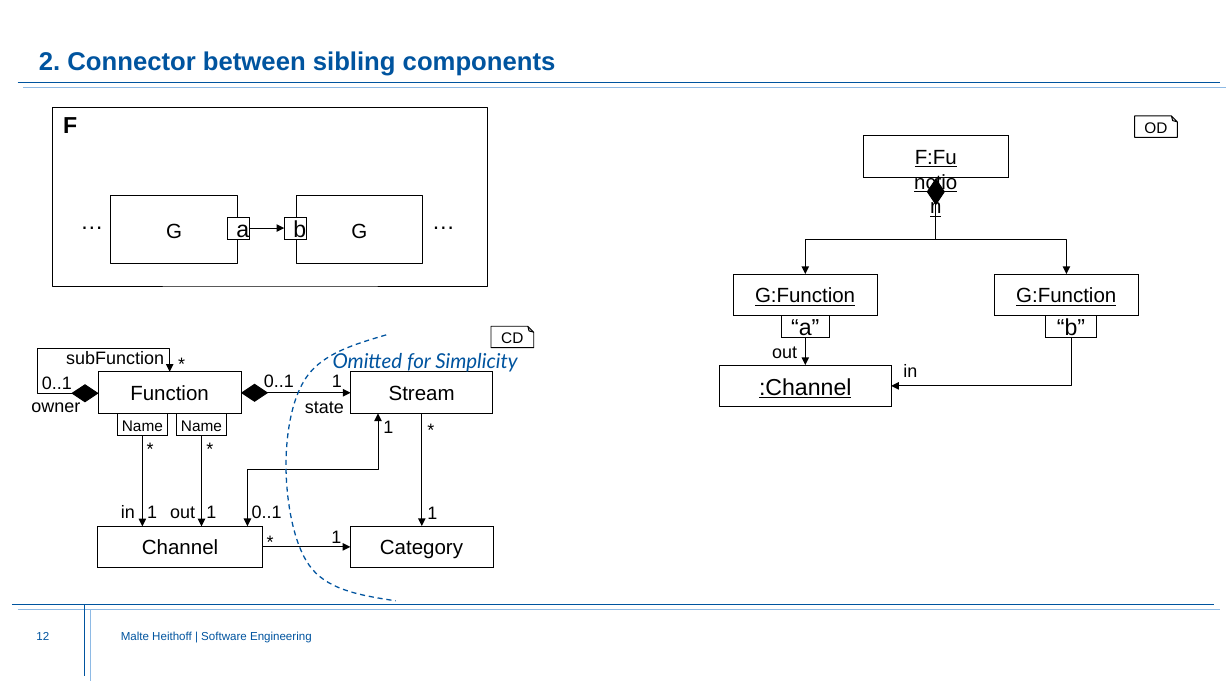
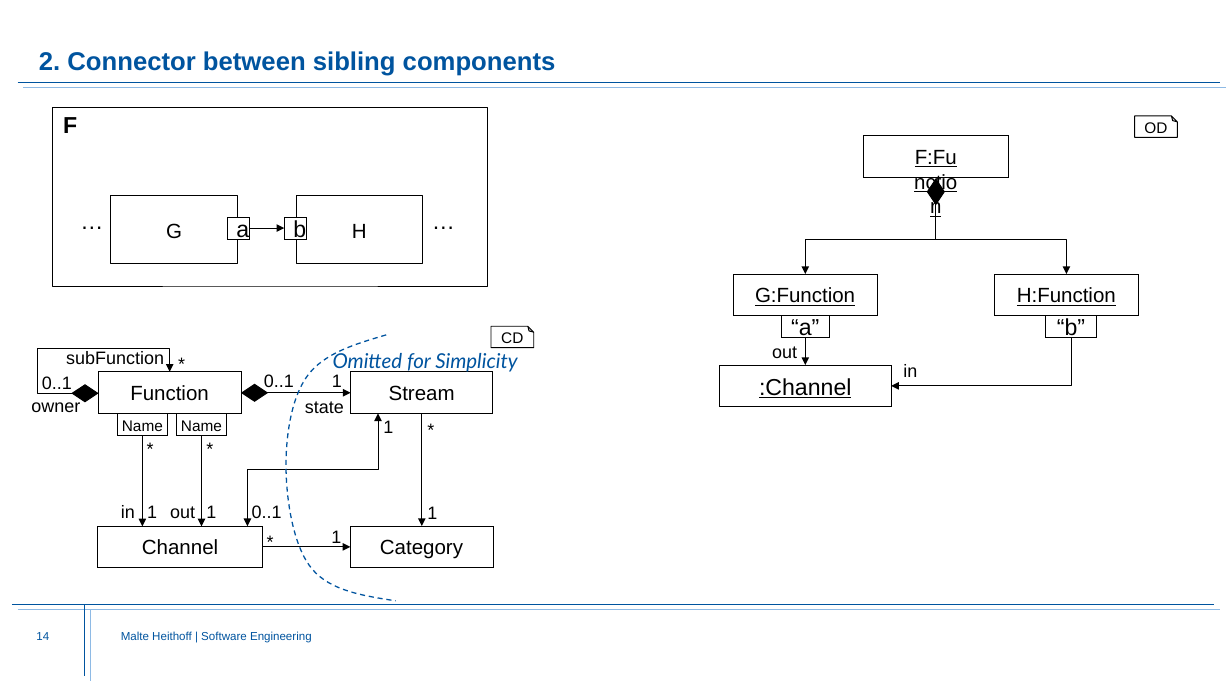
Before and after one commit to Fishi2402/montigem, a slide deck: slide 14 of products/syse_functions/doc/FunctionStructure.Explanation.pptx (slide 12 before the commit). Drawn at 1232x693 pixels with LibreOffice and Linux fonts; fonts in the diff are those of the drawing; background and template pictures are left out. Boxes give left, top, right and bottom in pixels: in the first picture for what was removed or moved away, otherwise in the second. Text is boxed around its words. In the diff, an @@ line names an element or a change of style, - is before the commit and + after.

```diff
--- a/products/syse_functions/doc/FunctionStructure.Explanation.pptx
+++ b/products/syse_functions/doc/FunctionStructure.Explanation.pptx
@@ text in rectangle at [352, 224, 367, 238]: text changed @@
-G
+H
@@ text at [1017, 287, 1116, 306]: text changed @@
-G:Function
+H:Function
@@ page number at [36, 632, 49, 640]: text changed @@
-12
+14
```
Also in this commit, not shown: 9 other slides changed, 4 slides added, 1 slide removed.
